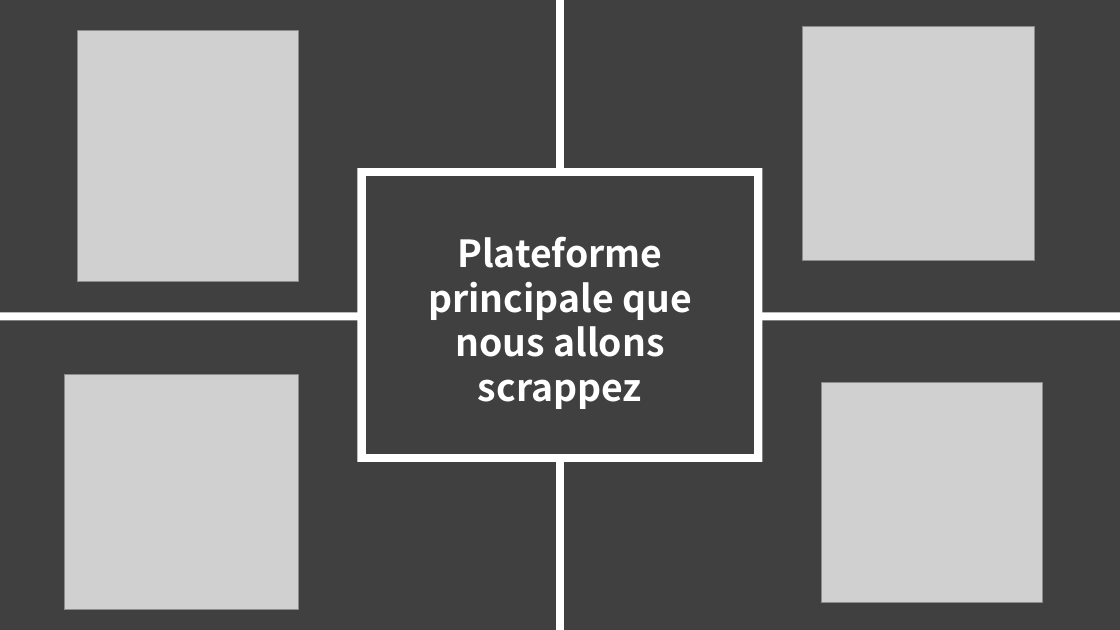
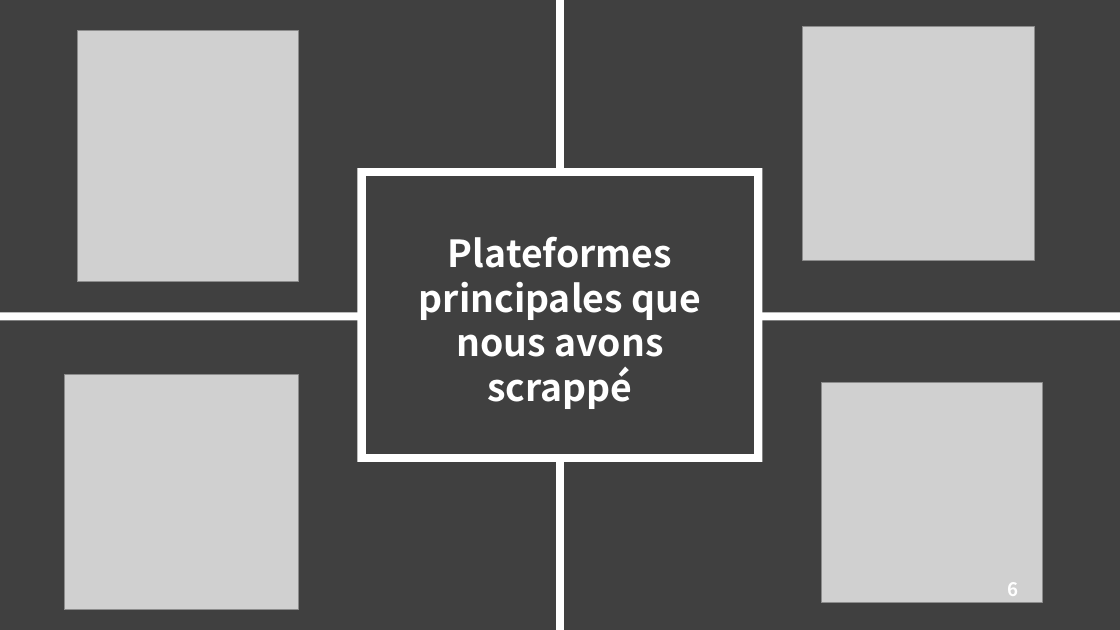
Before and after one commit to Pierre-Portfolio/GamesComparator, a slide deck: slide 6 of Rapport/webscrapping.pptx. Drawn at 1120x630 pixels with LibreOffice and Linux fonts; fonts in the diff are those of the drawing; grey boxes stand for pictures. Boxes give left, top, right and bottom in pixels: in the first picture for what was removed or moved away, otherwise in the second. Text is boxed around its words. In the diff, an @@ line names an element or a change of style, - is before the commit and + after.

```diff
--- a/Rapport/webscrapping.pptx
+++ b/Rapport/webscrapping.pptx
@@ text at (419, 236, 701, 409): text changed @@
-Plateforme principale que nous allons scrappez
+Plateformes principales que nous avons scrappé
@@ page number added at (1007, 582, 1018, 596), 16 pt, text #FFFFFF, bold @@
+6
```
Also in this commit, not shown: 5 other slides changed, 3 slides added.
